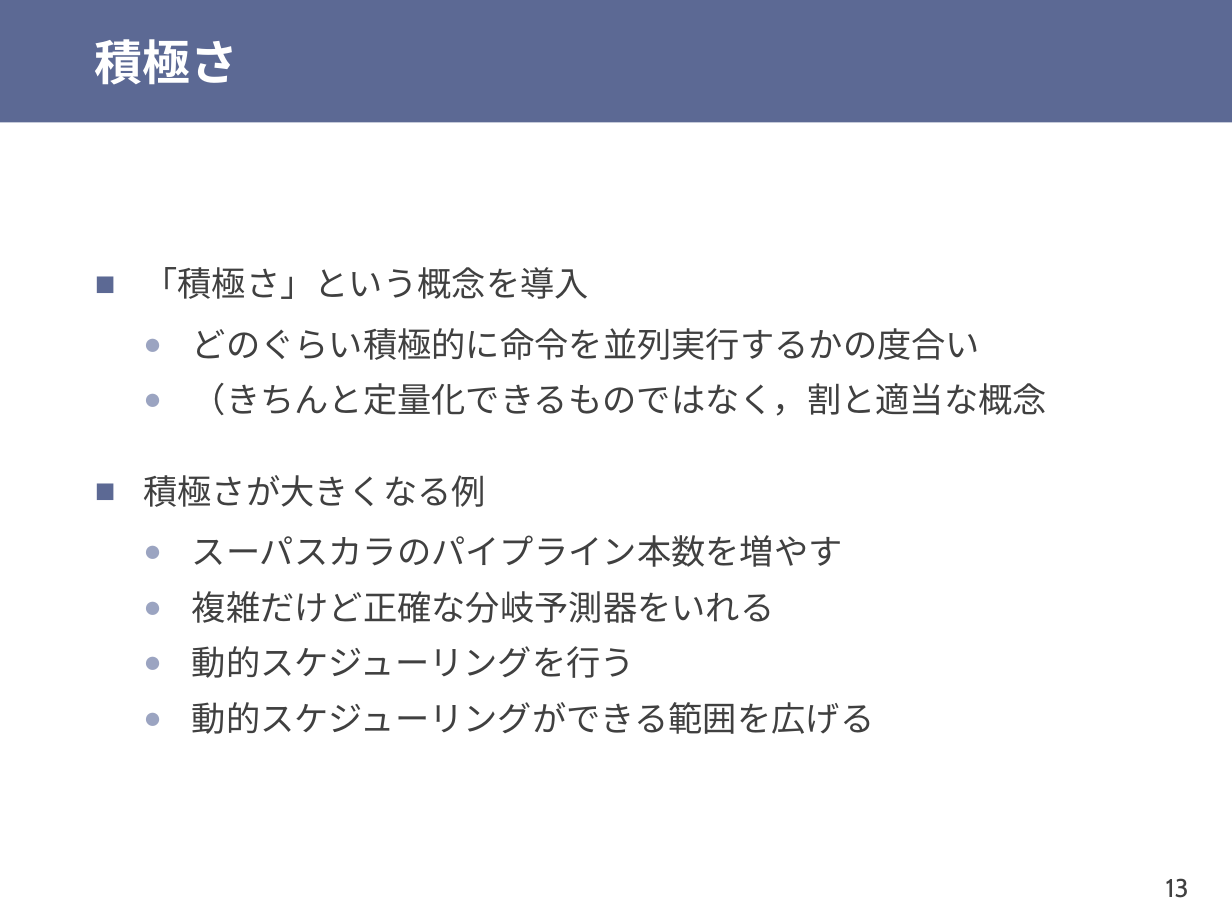
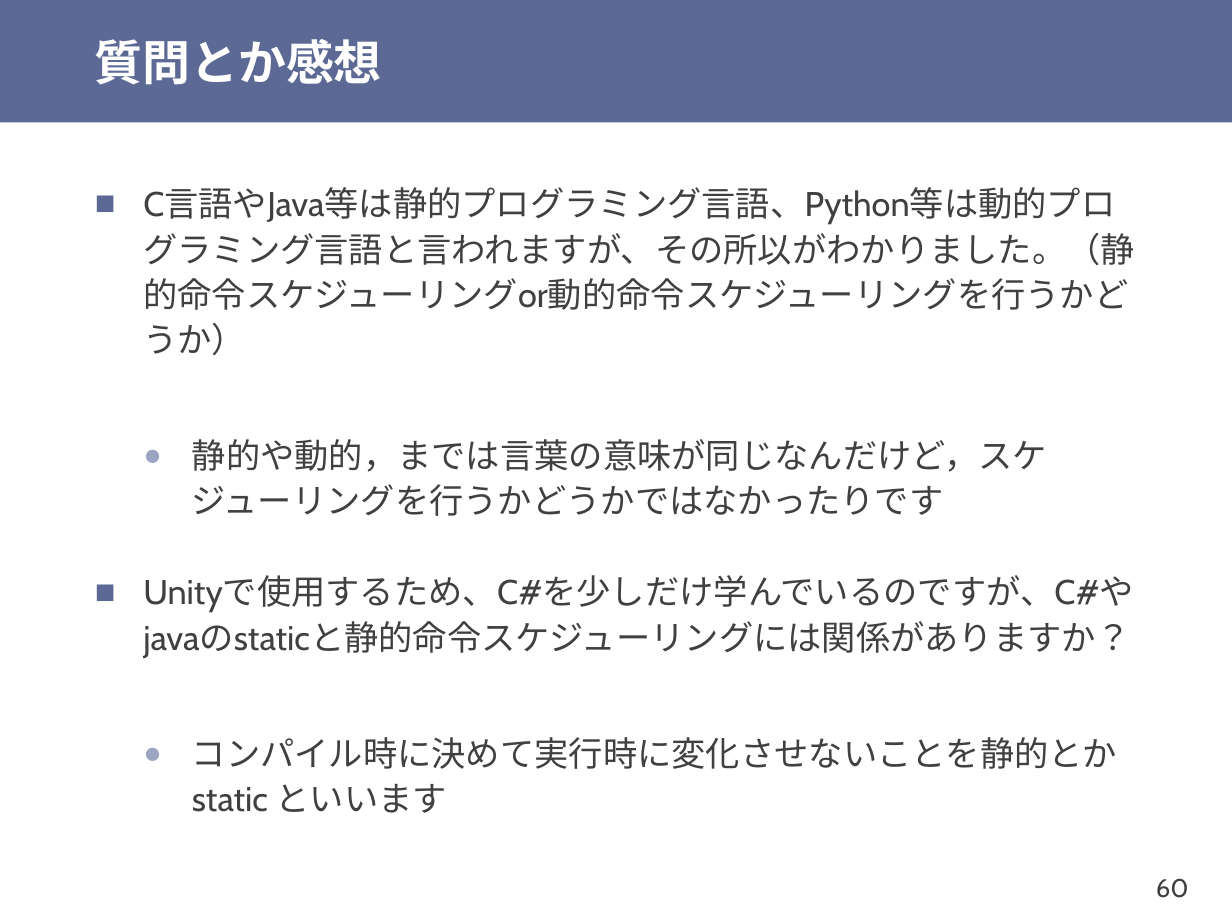
Before and after one commit to shioyadan/otya-computer-architecture-i, a slide deck: slide 60 of cai-shioya-08.pptx (slide 13 before the commit). Drawn at 1232x924 pixels with LibreOffice and Linux fonts; fonts in the diff are those of the drawing. Boxes give left, top, right and bottom in pixels: in the first picture for what was removed or moved away, otherwise in the second. Text is boxed around its words. In the diff, an @@ line names an element or a change of style, - is before the commit and + after.

```diff
--- a/cai-shioya-08.pptx
+++ b/cai-shioya-08.pptx
@@ title at box(95, 39, 382, 85): text changed @@
-積極さ
+質問とか感想
@@ text at box(143, 188, 1135, 813): text changed @@
-■ 「積極さ」という概念を導入
-  ● どのぐらい積極的に命令を並列実行するかの度合い
-  ● （きちんと定量化できるものではなく，割と適当な概念
-■ 積極さが大きくなる例
-  ● スーパスカラのパイプライン本数を増やす
-  ● 複雑だけど正確な分岐予測器をいれる
-  ● 動的スケジューリングを行う
-  ● 動的スケジューリングができる範囲を広げる
+■ C言語やJava等は静的プログラミング言語、Python等は動的プログラミング言語と言われますが、その所以がわかりました。（静的命令スケジューリングor動的命令スケジューリングを行うかどうか）
+  ● 静的や動的，までは言葉の意味が同じなんだけど，スケジューリングを行うかどうかではなかったりです
+■ Unityで使用するため、C#を少しだけ学んでいるのですが、C#やjavaのstaticと静的命令スケジューリングには関係がありますか？
+  ● コンパイル時に決めて実行時に変化させないことを静的とか static といいます
@@ page number at box(1156, 878, 1189, 898): text changed @@
-13
+60
```
Also in this commit, not shown: 11 other slides changed, 69 slides added, 7 slides removed, 2 other files.
